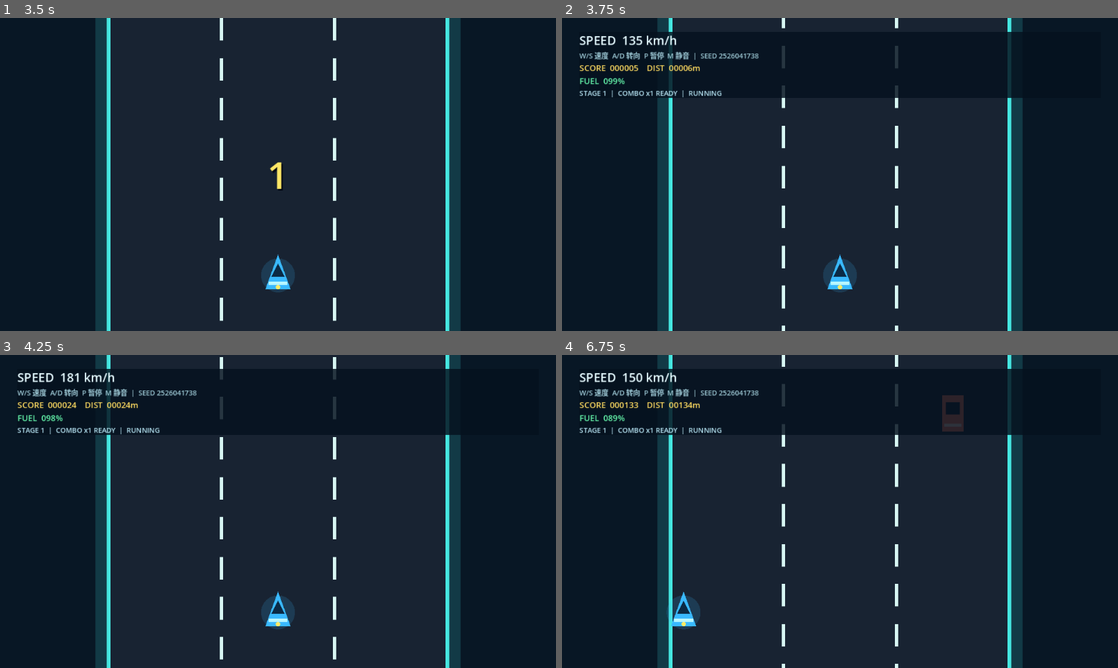
Above: before the commit, frames 1-4 (two rows, left to right).
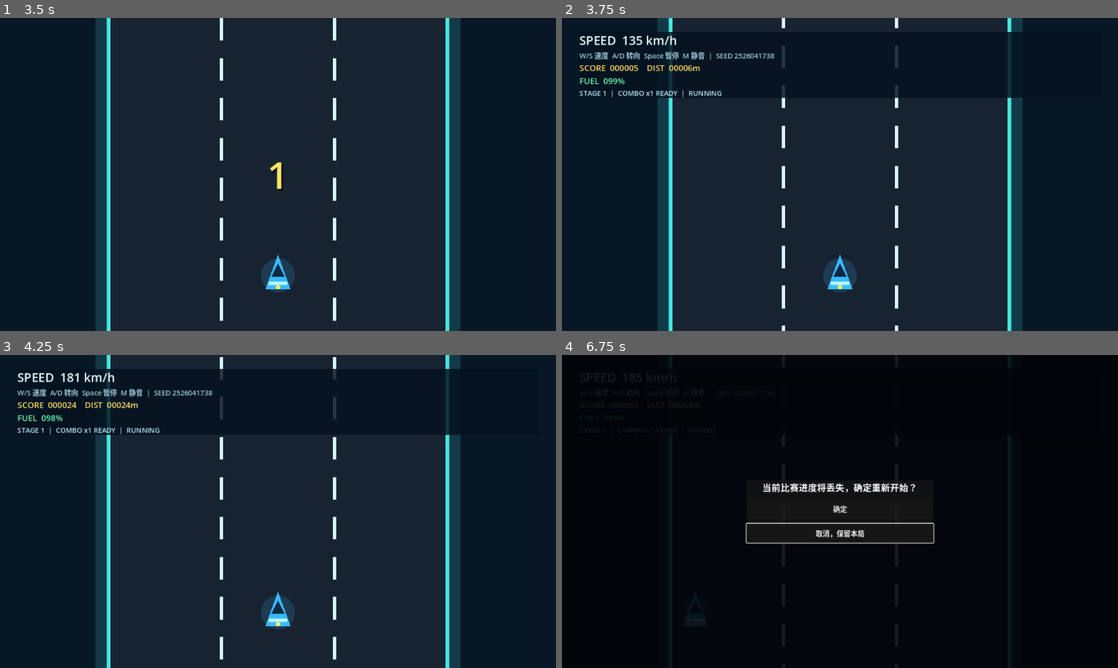
Above: after the commit, the same moments.

Repository: xiejiamincyq/car
Game: Godot game, scene res://scenes/main.tscn
Two runs of this game, one before a commit and one after it. Both use one fixed random seed, a clock stepped at 60 frames per second and the inputs below.
Inputs (mouse positions are in pixels of both pictures, inside the frame that each line leads up to):
- Up to frame 1 (3.5 s): click "开始比赛" at 0.5 s; tap Enter at 1.25 s; hold Right (steer_right) 1.28-2.03 s; tap Space (pause_game, bound only after the commit) at 2 s; hold Down (brake) 2.03-2.78 s; hold Right (steer_right) from 2.78 s (still down)
- Up to frame 2 (3.75 s): tap Enter at 3.5 s; release Right (steer_right) at 3.53 s; hold Up (accelerate) from 3.53 s (still down)
- Up to frame 3 (4.25 s): keep holding Up (accelerate)
- Up to frame 4 (6.75 s): release Up (accelerate) at 4.28 s; hold Left (steer_left) 4.28-5 s; tap Space (pause_game, bound only after the commit) at 4.9 s; click (840, 514) at 5 s, where only the run after the commit has a clickable "重新开始"; hold Left (steer_left) 5.78-6.53 s; hold Down (brake) from 6.53 s (still down)

Frame 1 is identical in both runs. In frame 2, 0.3% of the frame differs, in the area x 14-39%, y 10-14%; in frame 3, 0.3%; in frame 4, 83%, in the area x 0-100%, y 0-100%.

Commit message:
fix: move manual pause to space
Replace the P and Escape pause bindings with Space while preserving focus-loss auto-pause. Update player-facing control hints and add regression coverage for the exact key map.

Diff:
--- a/scenes/main.tscn
+++ b/scenes/main.tscn
@@ -288,7 +288,7 @@
 [node name="Instructions" type="Label" parent="CanvasLayer/ControlsScreen/Center/Card/Content"]
 layout_mode = 2
 theme_override_font_sizes/font_size = 18
-text = "W / ↑  加速      S / ↓  减速\nA / ←  左转      D / →  右转\nP / Esc  暂停    M  静音    F11  全屏\n菜单使用方向键，Enter 确认，Esc 返回"
+text = "W / ↑  加速      S / ↓  减速\nA / ←  左转      D / →  右转\nSpace  暂停      M  静音    F11  全屏\n菜单使用方向键，Enter 确认，Esc 返回"
 horizontal_alignment = 1
 
 [node name="BackButton" type="Button" parent="CanvasLayer/ControlsScreen/Center/Card/Content"]
--- a/scripts/main.gd
+++ b/scripts/main.gd
@@ -604,7 +604,7 @@
 	fuel_label.modulate = Color("ff6b6b") if feedback.low_fuel_tier == GameFeedback.FuelTier.CRITICAL else (Color("ffd75a") if feedback.low_fuel_tier == GameFeedback.FuelTier.LOW else Color.WHITE)
 	var combo_time := "%.1fs" % run.combo.remaining_seconds if run.combo.event_count > 0 else "READY"
 	run_status_label.text = "STAGE %d  |  COMBO x%d %s  |  %s" % [run.difficulty_stage + 1, run.combo.multiplier, combo_time, _phase_text()]
-	controls_hint_label.text = "W/S 速度  A/D 转向  P 暂停  M 静音  |  SEED %d" % current_run_seed
+	controls_hint_label.text = "W/S 速度  A/D 转向  Space 暂停  M 静音  |  SEED %d" % current_run_seed
 	for label in [speed_label, controls_hint_label, score_label, fuel_label, run_status_label]:
 		label.scale = Vector2.ONE * scale
 	var result_was_visible := result_screen.visible
@@ -694,7 +694,7 @@
 	match run.phase:
 		RunState.Phase.TITLE: return "NEON COAST RUSH"
 		RunState.Phase.COUNTDOWN: return str(maxi(1, ceili(run.countdown_remaining)))
-		RunState.Phase.PAUSED: return "PAUSED\n\n[ P ]  RESUME     [ R ]  RESTART"
+		RunState.Phase.PAUSED: return "PAUSED\n\n[ SPACE ]  RESUME     [ R ]  RESTART"
 		RunState.Phase.GAME_OVER: return "OUT OF FUEL\n\nSCORE  %06d     DIST  %05dm" % [run.score, roundi(run.distance)]
 		_: return ""
 
@@ -703,15 +703,17 @@
 	_register_action("brake", [KEY_DOWN, KEY_S])
 	_register_action("steer_left", [KEY_LEFT, KEY_A])
 	_register_action("steer_right", [KEY_RIGHT, KEY_D])
-	_register_action("pause_game", [KEY_P, KEY_ESCAPE])
+	_register_action("pause_game", [KEY_SPACE], true)
 	_register_action("toggle_mute", [KEY_M])
 	_register_action("toggle_fullscreen", [KEY_F11])
 	_register_action("volume_down", [KEY_MINUS])
 	_register_action("volume_up", [KEY_EQUAL])
 
-func _register_action(action: StringName, keys: Array[int]) -> void:
+func _register_action(action: StringName, keys: Array[int], replace_existing := false) -> void:
 	if not InputMap.has_action(action):
 		InputMap.add_action(action)
+	elif replace_existing:
+		InputMap.action_erase_events(action)
 	for keycode in keys:
 		var event := InputEventKey.new()
 		event.keycode = keycode
--- a/tests/test_window_behavior.gd
+++ b/tests/test_window_behavior.gd
@@ -14,6 +14,14 @@
 	for event in InputMap.action_get_events("toggle_fullscreen"):
 		has_f11 = has_f11 or (event is InputEventKey and event.keycode == KEY_F11)
 	assert(has_f11, "The fullscreen action must be bound to F11")
+	assert(InputMap.has_action("pause_game"), "Manual pause must have an InputMap action")
+	var pause_keys: Array[int] = []
+	for event in InputMap.action_get_events("pause_game"):
+		if event is InputEventKey:
+			pause_keys.append(event.keycode)
+	assert(pause_keys.has(KEY_SPACE), "The manual pause action must be bound to Space")
+	assert(not pause_keys.has(KEY_P), "P must no longer trigger manual pause")
+	assert(not pause_keys.has(KEY_ESCAPE), "Escape must no longer trigger manual pause")
 	var fullscreen_button: Button = main.get_node("CanvasLayer/SettingsScreen/Center/Card/Content/FullscreenButton")
 	assert(not main.fullscreen_enabled and fullscreen_button.text.contains("窗口"), "The safe default must be windowed and visible in settings")
 	main._toggle_fullscreen()
Not shown, changed: CHANGELOG.md
